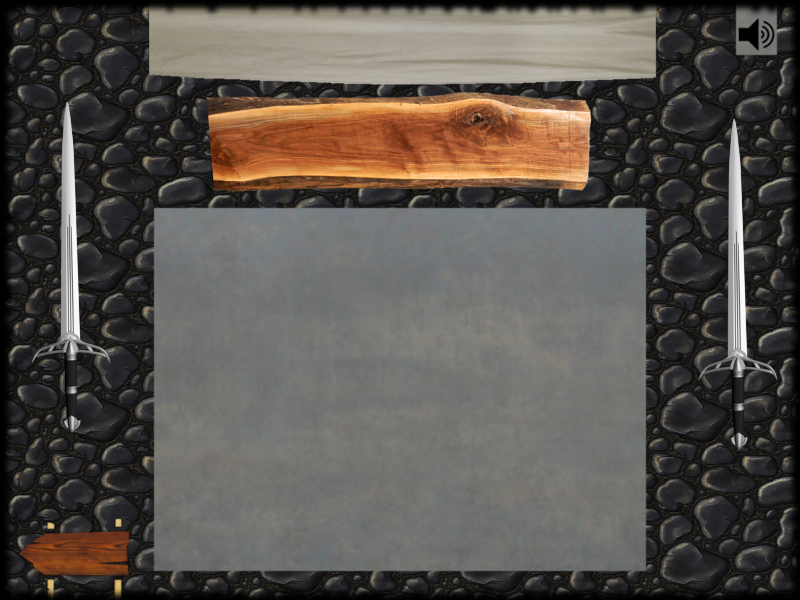
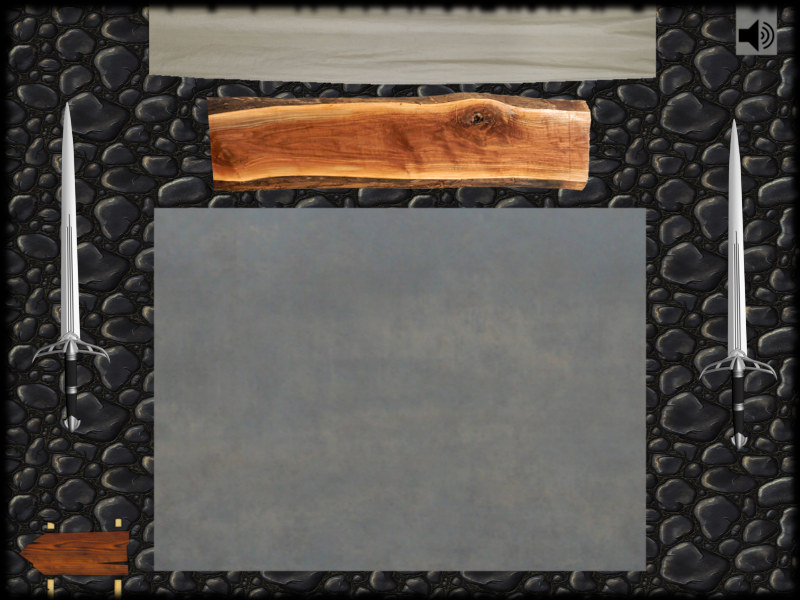
The second (800, 600) image is a revision of the first. Changes to its layers:
added layer "Calque Copié" above "bordure" over [738, 18, 775, 53]
painted on "musique2" over [738, 17, 775, 52]
